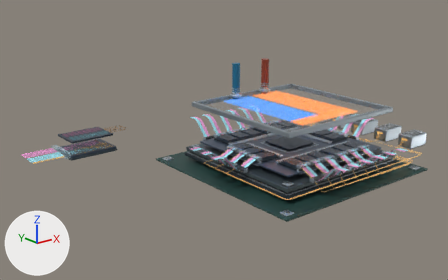
The Blender file tools/blender/cpo-hardware.blend, before and after one commit.
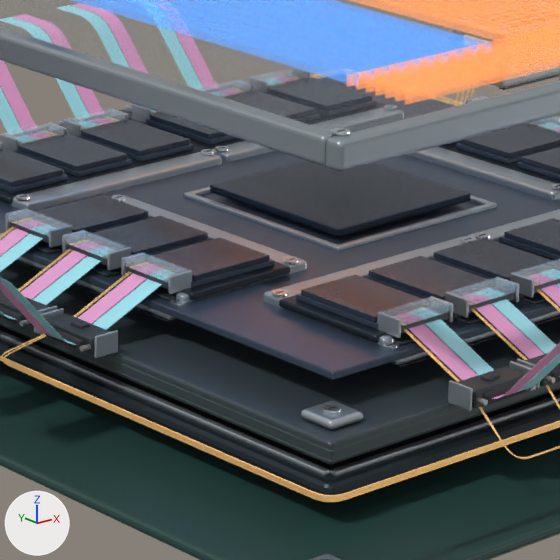
Each version appears first whole from a 50 mm camera at (-0.2961, -0.2966, 0.1481) aimed at (-0.0457, 0.0164, 0.023), and next in a close-up on the part from 50% to 74% of the width and 38% to 75% of the height. The lights are fixed; the arrows at lower left show +X, +Y and +Z. The first two pictures are the older version.

Script lines for the objects in view, before the commit:
```python
ob_cpo_dies__switch_asic_silicon = bpy.data.objects.new('CPO_DIES__Switch ASIC silicon', me_bare_switch_asic_001)
ob_cpo_dies__switch_asic_silicon.parent = ob_cpo_dies
ob_cpo_dies__switch_asic_silicon.location = (0.0, 0.0, 0.0)
ob_cpo_interfaces__fiber_array_lid_glass = bpy.data.objects.new('CPO_INTERFACES__Fiber array lid glass', me_engine_glass_ferrule_018)
ob_cpo_interfaces__fiber_array_lid_glass.parent = ob_cpo_interfaces
ob_cpo_interfaces__fiber_array_lid_glass.location = (0.0, 0.0, 0.0)
ob_cpo_package__satin_nickel_retainers = bpy.data.objects.new('CPO_PACKAGE__Satin nickel retainers', me_die_carrier_edge_004)
ob_cpo_package__satin_nickel_retainers.parent = ob_cpo_package
ob_cpo_package__satin_nickel_retainers.location = (0.0, 0.0, 0.0)
# also in view: 'CPO_INTERFACES__Fiber array V-groove block' at (0.0, 0.0, 0.0168); 'CPO_INTERFACES__Connector strain relief boot' at (0.0, 0.0, 0.012); 'CPO_COLDPLATE__Cold plate brushed nickel' at (0.0, 0.0, 0.042); 'CPO_COLDPLATE__Cutaway cold plate' at (0.0, 0.0, 0.042); 'CPO_INTERFACES__Connector molding' at (0.0, 0.0, 0.0132)
```
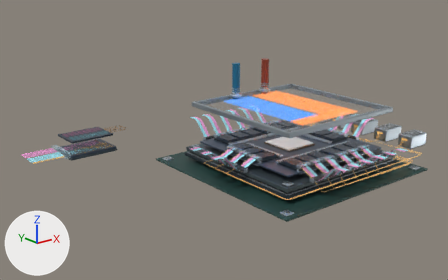
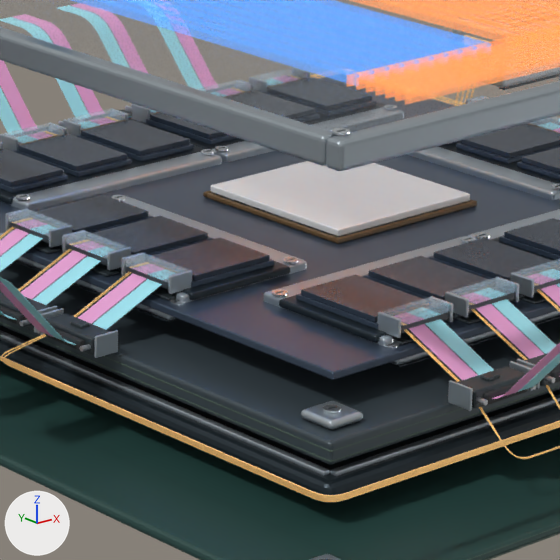
Pixel boxes [x1, y1, x2, y2] of what changed, in the close-ups (560 x 560 px):
'CPO_DIES__Switch ASIC silicon', recoloured, surface changed (lighter)
    both: [211, 161, 470, 236]
'CPO_PACKAGE__Satin nickel retainers', reshaped
    before: [0, 187, 560, 476]
    after: [0, 330, 560, 476]
'CPO_PACKAGE__Underfill epoxy', added
    after: [203, 190, 477, 244]
part 1 of me_die_carrier_edge_004, deleted
    before: [183, 187, 210, 198]
part 2 of me_die_carrier_edge_004, deleted (mostly hidden)
    before: [470, 195, 491, 205]
part 3 of me_die_carrier_edge_004, deleted
    before: [333, 202, 497, 251]
part 4 of me_die_carrier_edge_004, deleted
    before: [188, 194, 337, 249]

The edits, one by one:
Material 'Switch ASIC silicon' (mat_switch_asic_silicon) changes colour from dark blue #2c3c4d to white #ffffff; in linear values from (0.025, 0.045, 0.075) to (1.0, 1.0, 1.0).
In material 'Switch ASIC silicon' (mat_switch_asic_silicon), metallic goes from 0.78 to 0.35.
Material 'Underfill epoxy' (mat_underfill_epoxy) is new.
Its base color is (0.14, 0.08, 0.03) (brown #695030).
me_die_carrier_edge_004 is used by ob_cpo_package__satin_nickel_retainers; parent ob_cpo_package; location (0.0, 0.0, 0.0).
me_die_carrier_edge_004 had 1152 vertices, 1176 faces and spanned x -0.0517..0.0517, y -0.0517..0.0517, z 0.0059..0.0155.
me_die_carrier_edge_004 now has 768 vertices, 784 faces and spans x -0.0517..0.0517, y -0.0517..0.0517, z 0.0059..0.0116.
me_die_carrier_edge_004 part 1: the loose piece of 96 vertices spanning x -0.0145..0.0145, y 0.0135..0.0145, z 0.0149..0.0155 is deleted.
me_die_carrier_edge_004 part 2: the loose piece of 96 vertices spanning x 0.0135..0.0145, y -0.0135..0.0135, z 0.0149..0.0155 is deleted.
me_die_carrier_edge_004 part 3: the loose piece of 96 vertices spanning x -0.0145..0.0145, y -0.0145..-0.0135, z 0.0149..0.0155 is deleted.
me_die_carrier_edge_004 part 4: the loose piece of 96 vertices spanning x -0.0145..-0.0135, y -0.0135..0.0135, z 0.0149..0.0155 is deleted.
Mesh me_underfill_fillet_004 is new.
It has 384 vertices, 392 faces and spans x -0.0126..0.0126, y -0.0126..0.0126, z 0.015..0.0158.
It uses material mat_underfill_epoxy (brown #695030).
Object 'CPO_PACKAGE__Underfill epoxy' (ob_cpo_package__underfill_epoxy) is new; it shows me_underfill_fillet_004.
Its parent is ob_cpo_package.
Its location is (0.0, 0.0, 0.0).
